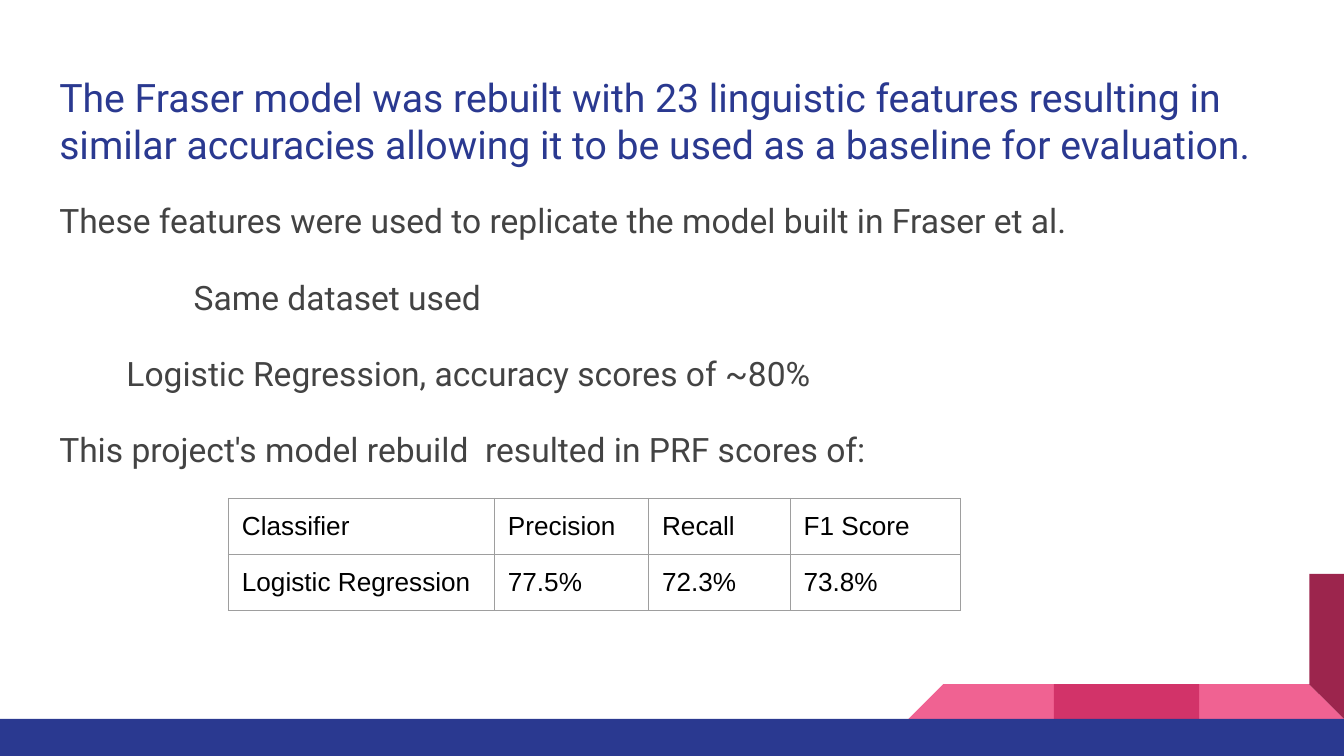
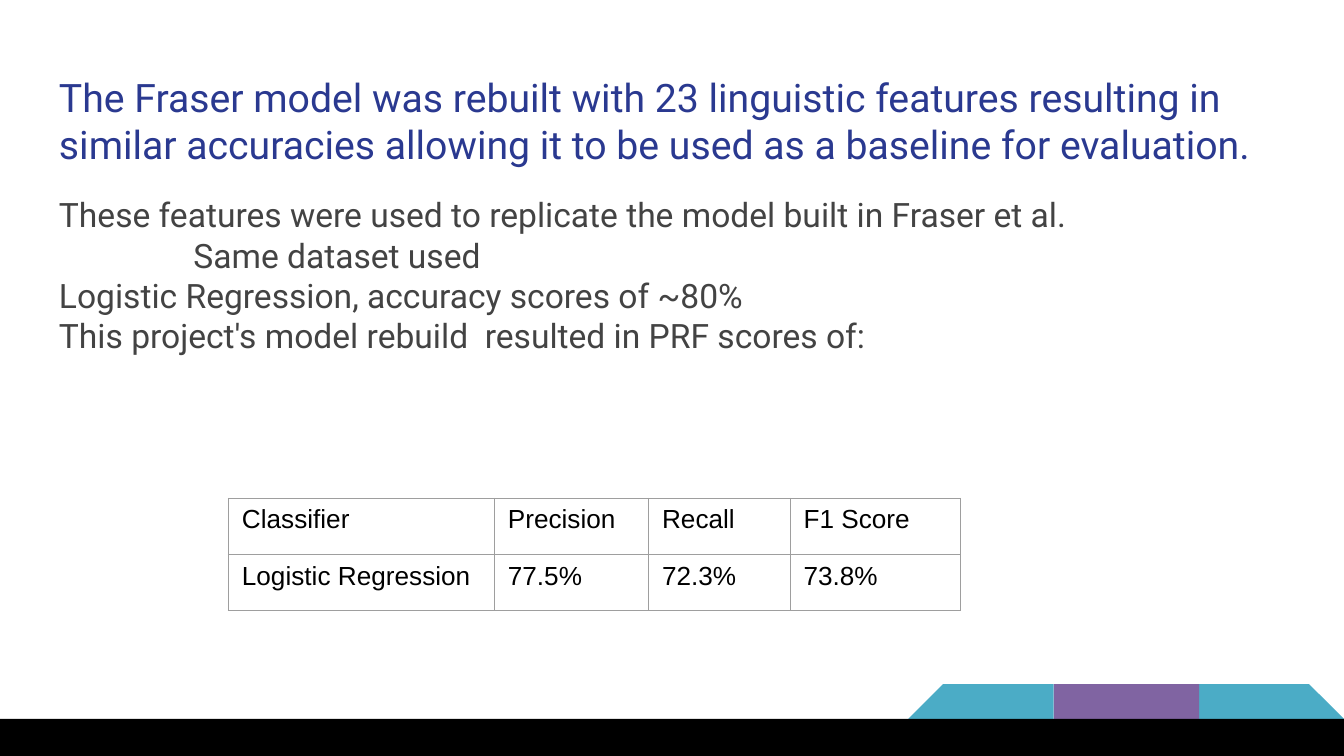
Before and after one commit to clairemk/Thesis_NLP_Alzheimers, a slide deck: slide 18 of WriteUp/Presentation/Project Pres- Interactional and Linguistic Analysis for Computationally Diagnosing Alzheimer’s Disease.pptx. Drawn at 1344x756 pixels with LibreOffice and Linux fonts; fonts in the diff are those of the drawing. Boxes give left, top, right and bottom in pixels: in the first picture for what was removed or moved away, otherwise in the second. Text is boxed around its words. In the diff, an @@ line names an element or a change of style, - is before the commit and + after.

```diff
--- a/WriteUp/Presentation/Project Pres- Interactional and Linguistic Analysis for Computationally Diagnosing Alzheimer’s Disease.pptx
+++ b/WriteUp/Presentation/Project Pres- Interactional and Linguistic Analysis for Computationally Diagnosing Alzheimer’s Disease.pptx
@@ text "These features were used to ..." at <box>59,201,1066,355</box>: line spacing 1.15 to 1; less space between paragraphs; indent changed @@
@@ table at <box>228,499,960,612</box> @@
@@ borders changed @@
@@ right triangle at <box>909,574,1054,719</box>: fill #F06292 to #4BACC6 @@
@@ rectangle at <box>1054,574,1199,719</box>: fill #D23369 to #8064A2 @@
@@ right triangle at <box>1199,574,1344,719</box>: fill #F06292 to #4BACC6 @@
@@ right triangle removed at <box>1199,574,1344,719</box> @@
@@ rectangle at <box>0,719,1344,755</box>: fill #2A3990 to #000000 @@
```
Also in this commit, not shown: 31 other slides changed, 1 other file.
